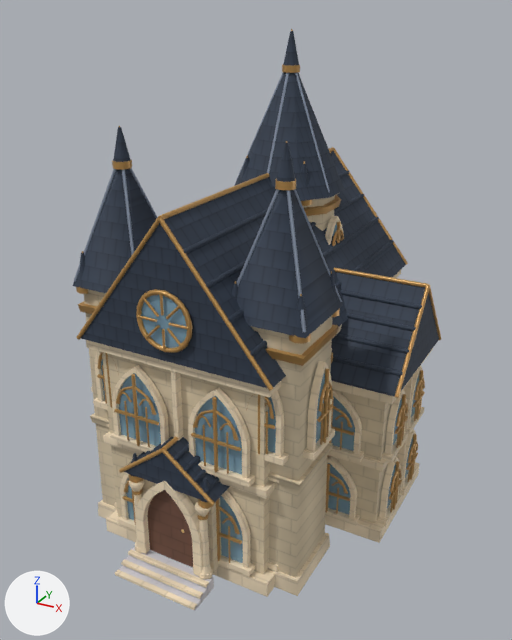
A saved change to the glTF model dnd/strixhaven/map3d/models/silverquill-v3/angelic-cathedral.glb.
Rendered twice from a camera (50 mm lens) standing at (6.55, -12.22, 10.02) and looking at (0.16, -0.6, 4.2). Arrows for +X, +Y and +Z are at lower left; the lights stay in place. The first picture is the older version. Vertices at exactly the same position are counted once.

The scene before the commit, as lines of its bpy script (objects in view):
```python
me_mesh_0 = bpy.data.meshes.new('Mesh_0')
me_mesh_0.from_pydata(...)  # 19536 vertices, 34424 faces; spans x -3.37..3.38, y -4.29..3.54, z 0.0..9.65
me_mesh_0.materials.append(mat_ivory)
me_mesh_0.materials.append(mat_cream)
me_mesh_0.materials.append(mat_slate)
me_mesh_0.materials.append(mat_brass)
me_mesh_0.materials.append(mat_glass)
me_mesh_0.materials.append(mat_steel)
me_mesh_0.materials.append(mat_leather)
me_mesh_0.materials.append(mat_gilt)
me_mesh_0.materials.append(mat_marble)
ob_mesh_0 = bpy.data.objects.new('Mesh_0', me_mesh_0)
ob_mesh_0.location = (0.0, 0.0, 0.0)
```
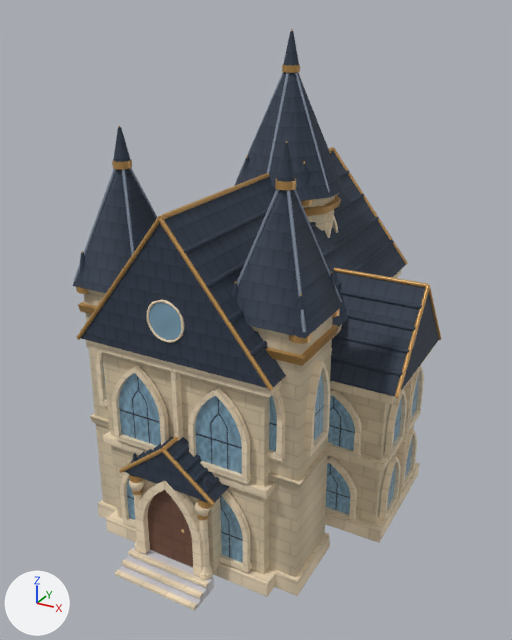
Boxes [x1, y1, x2, y2] around the edits, measured in the pictures (512 x 640 px; the box of a moved part takes in the faces that stretch with it):
part 1 of me_mesh_0, added: after [123, 518, 136, 528]
part 2 of me_mesh_0, added: after [115, 434, 156, 450]
part 3 of me_mesh_0, added: after [220, 555, 252, 573]
part 4 of me_mesh_0, added: after [200, 461, 251, 484]
part 5 of me_mesh_0, added: after [378, 497, 397, 521]
part 6 of me_mesh_0, added: after [383, 435, 404, 460]
part 7 of me_mesh_0, added: after [401, 469, 414, 491]
part 8 of me_mesh_0, added: after [407, 410, 420, 432]
part 9 of me_mesh_0, deleted: before [91, 221, 425, 577]
part 10 of me_mesh_0, moved or reshaped (mostly hidden before): before [95, 215, 343, 514]; after [96, 215, 418, 580]

What changed in the scene script:
```text
Add img_leaded_jpg:
    img_leaded_jpg = load_image('leaded.jpg', '_unpacked/leaded.jpg', 512, 512, 'sRGB')
Add img_leaded_normal_png:
    img_leaded_normal_png = load_image('leaded-normal.png', '_unpacked/leaded-normal.png', 16, 16, 'Non-Color')
Add mat_leaded_glass:
    mat_leaded_glass = bpy.data.materials.new('leaded-glass')
    # colours: dark blue #33434c, blue #8eb5cc
    # uses the picture img_leaded_jpg
    # uses the picture img_leaded_normal_png
Change me_mesh_0:
    used by ob_mesh_0; location = (0.0, 0.0, 0.0)
    remove me_mesh_0.from_pydata(...)  # 19536 vertices, 34424 faces; spans x -3.37..3.38, y -4.29..3.54, z 0.0..9.65
    add me_mesh_0.from_pydata(...)  # 8397 vertices, 14893 faces; spans x -3.37..3.38, y -4.29..3.47, z 0.0..9.65
    me_mesh_0 part 1: a new loose piece, a box spanning x -1.47..-0.26, y -3.29..-3.1, z 0.35..0.47, in mat_cream
    me_mesh_0 part 2: a new loose piece, a box spanning x -1.47..-0.26, y -3.29..-3.1, z 2.36..2.48, in mat_cream
    me_mesh_0 part 3: a new loose piece, a box spanning x 0.26..1.47, y -3.29..-3.1, z 0.35..0.47, in mat_cream
    me_mesh_0 part 4: a new loose piece, a box spanning x 0.26..1.47, y -3.29..-3.1, z 2.36..2.48, in mat_cream
    me_mesh_0 part 5: a new loose piece, a box spanning x 3.0..3.19, y -0.62..0.26, z 0.25..0.37, in mat_cream
    me_mesh_0 part 6: a new loose piece, a box spanning x 3.0..3.19, y -0.62..0.26, z 1.83..1.94, in mat_cream
    me_mesh_0 part 7: a new loose piece, a box spanning x 3.0..3.19, y 0.54..1.42, z 0.25..0.37, in mat_cream
    me_mesh_0 part 8: a new loose piece, a box spanning x 3.0..3.19, y 0.54..1.42, z 1.83..1.94, in mat_cream
    me_mesh_0 part 9: 531 loose pieces with 11762 vertices, spanning x -3.28..3.28, y -3.54..3.54, z 0.25..5.99, are deleted
    me_mesh_0 part 10: 1356 vertices removed from x -2.42..2.42, y -3.72..2.26, z 0.26..6.09; 1743 vertices added at x -3.19..3.12, y -3.75..3.22, z 0.25..6.09
    other edits to the shape of me_mesh_0 do not show in these pictures
    add me_mesh_0.materials.append(mat_leaded_glass)
```
